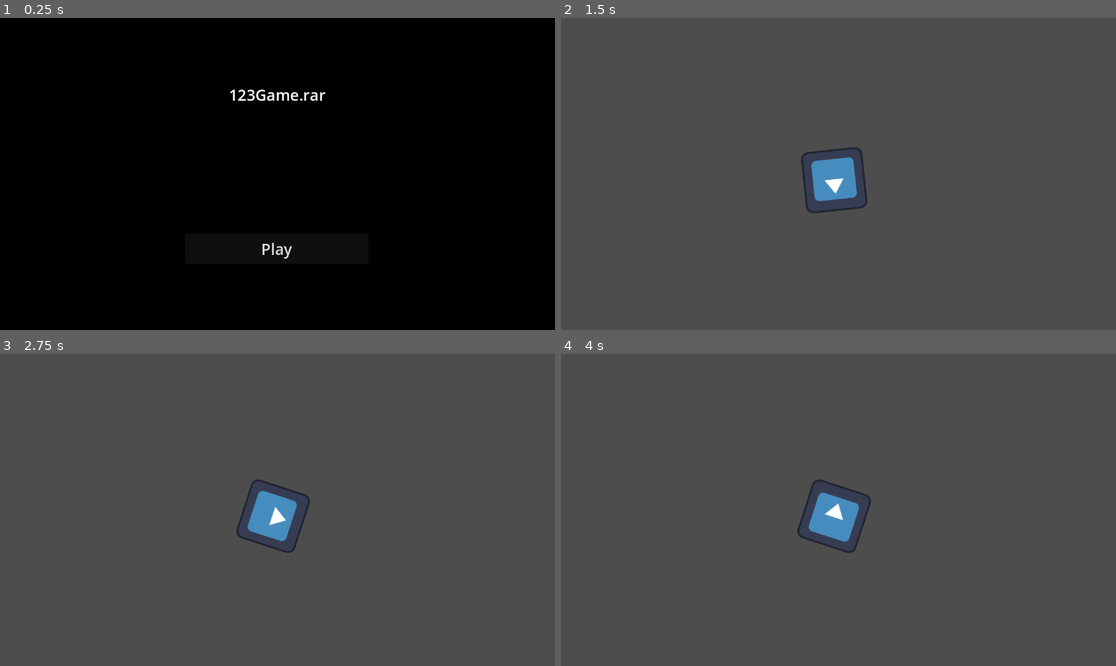
Above: before the commit, frames 1-4 (two rows, left to right).
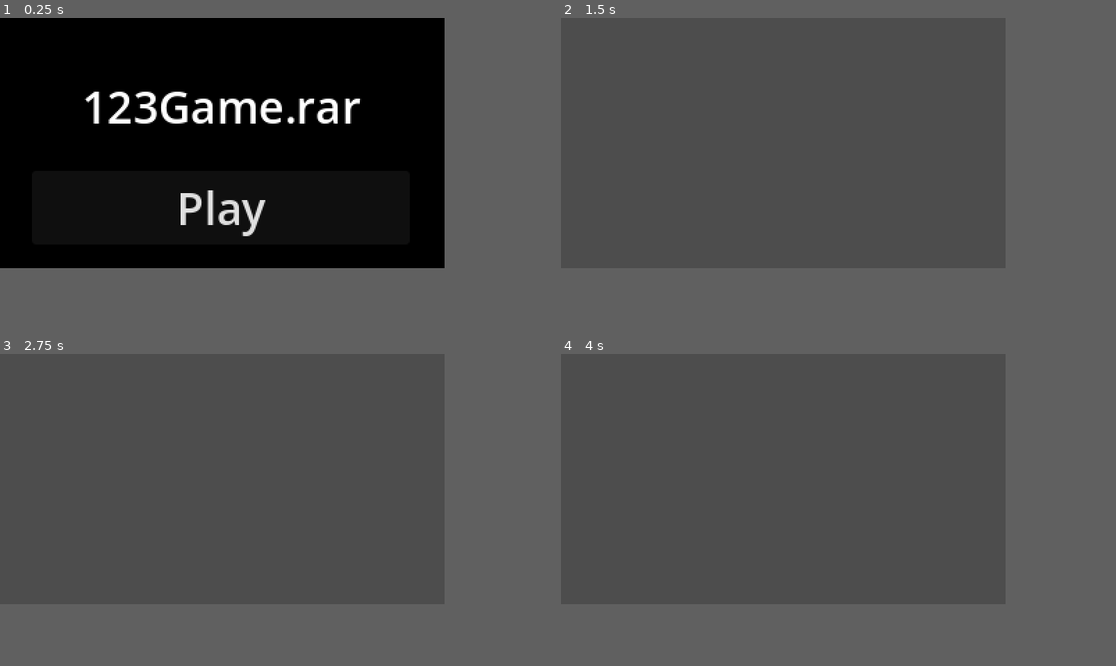
Above: after the commit, the same moments.

Repository: somichev-dev/123gamerar
Game: Godot game, scene res://menu.tscn
Two runs of this game, one before a commit and one after it. Both use one fixed random seed, a clock stepped at 60 frames per second and the inputs below. The project has no main scene, so this scene is started directly. The engine's default icon, where the game draws it, is replaced by a stand-in: a white triangle on a blue panel in a dark square.
Inputs (mouse positions are in pixels of both pictures, inside the frame that each line leads up to):
- Up to frame 1 (0.25 s): no input
- Up to frame 2 (1.5 s): click "Play" at 0.5 s; move the mouse to (832, 180) at 1.27 s
- Up to frame 3 (2.75 s): move the mouse to (166, 525) at 2.02 s
- Up to frame 4 (4 s): move the mouse to (894, 441) at 2.77 s; move the mouse to (810, 572) at 3.52 s
In our replay, the window is 799x449 before the commit and 640x360 after it. These sizes can differ from the game's own. Grey fills any space a smaller window leaves; there, only what the larger window draws over its background counts as a difference.

The runs differ from the first frame. In frame 1, 3.2% of the frame differs, in the area x 15-66%, y 22-78%; in frame 2, 1.3%; in frame 3, 1.3%; in frame 4, 1.3%.

Commit message:
change screen resolution

Diff:
--- a/menu.tscn
+++ b/menu.tscn
@@ -12,29 +12,42 @@
 script = ExtResource("1_lti8b")
 
 [node name="Background" type="ColorRect" parent="." unique_id=1287745447]
-layout_mode = 0
-offset_right = 1152.0
-offset_bottom = 648.0
+layout_mode = 1
+anchors_preset = 15
+anchor_right = 1.0
+anchor_bottom = 1.0
+grow_horizontal = 2
+grow_vertical = 2
 color = Color(0, 0, 0, 1)
 
-[node name="Button" type="Button" parent="." unique_id=69695624]
-layout_mode = 0
-offset_left = 384.0
-offset_top = 448.0
-offset_right = 765.0
-offset_bottom = 511.0
+[node name="Button" type="Button" parent="Background" unique_id=69695624]
+layout_mode = 1
+anchors_preset = 7
+anchor_left = 0.5
+anchor_top = 1.0
+anchor_right = 0.5
+anchor_bottom = 1.0
+offset_left = -137.0
+offset_top = -70.0
+offset_right = 135.0
+offset_bottom = -17.0
+grow_horizontal = 2
+grow_vertical = 0
 theme_override_font_sizes/font_size = 32
 text = "Play"
 
-[node name="Label" type="Label" parent="." unique_id=1650694150]
-layout_mode = 0
-offset_left = 352.0
-offset_top = 96.0
-offset_right = 800.0
-offset_bottom = 224.0
+[node name="Label" type="Label" parent="Background" unique_id=1650694150]
+layout_mode = 1
+anchors_preset = 5
+anchor_left = 0.5
+anchor_right = 0.5
+offset_left = -224.0
+offset_right = 224.0
+offset_bottom = 128.0
+grow_horizontal = 2
 theme_override_font_sizes/font_size = 32
 text = "123Game.rar"
 horizontal_alignment = 1
 vertical_alignment = 1
 
-[connection signal="button_down" from="Button" to="." method="_on_button_button_down"]
+[connection signal="button_down" from="Background/Button" to="." method="_on_button_button_down"]
--- a/project.godot
+++ b/project.godot
@@ -14,12 +14,23 @@
 config/features=PackedStringArray("4.7", "GL Compatibility")
 config/icon="res://icon.svg"
 
+[display]
+
+window/size/viewport_width=320
+window/size/viewport_height=180
+window/size/window_width_override=960
+window/size/window_height_override=540
+window/stretch/mode="viewport"
+window/stretch/scale_mode="integer"
+
 [physics]
 
 3d/physics_engine="Jolt Physics"
 
 [rendering]
 
+textures/canvas_textures/default_texture_filter=0
 rendering_device/driver.windows="d3d12"
 renderer/rendering_method="gl_compatibility"
 renderer/rendering_method.mobile="gl_compatibility"
+2d/snap/snap_2d_transforms_to_pixel=true
